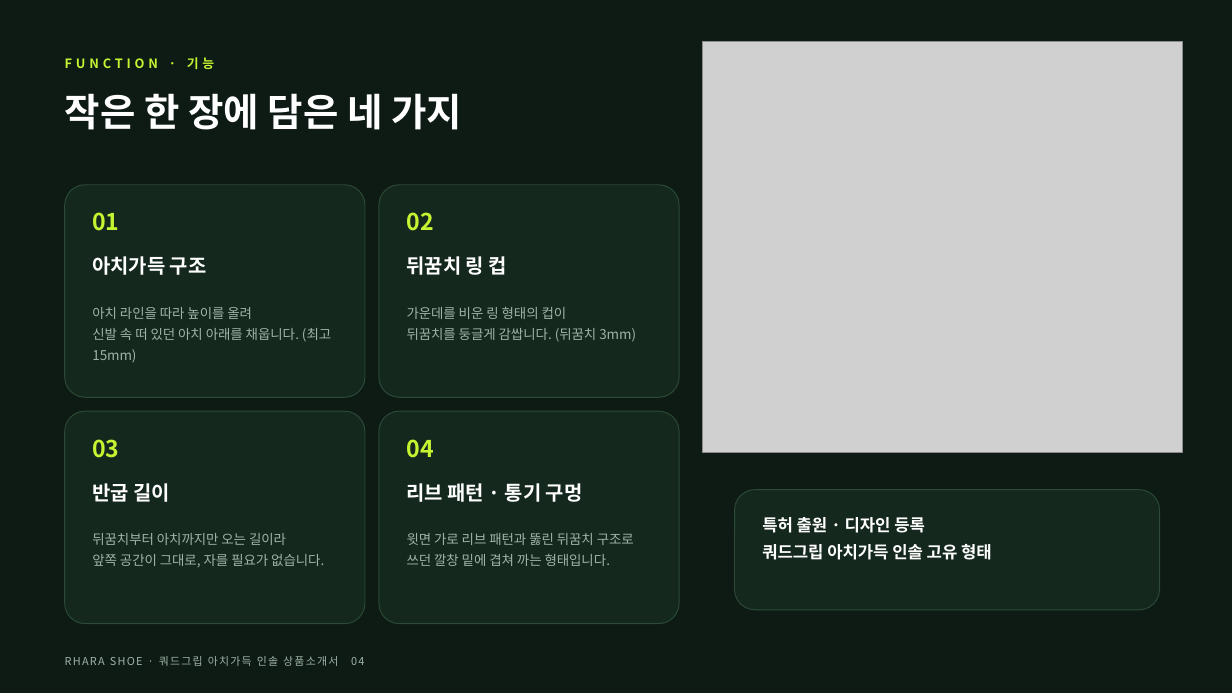
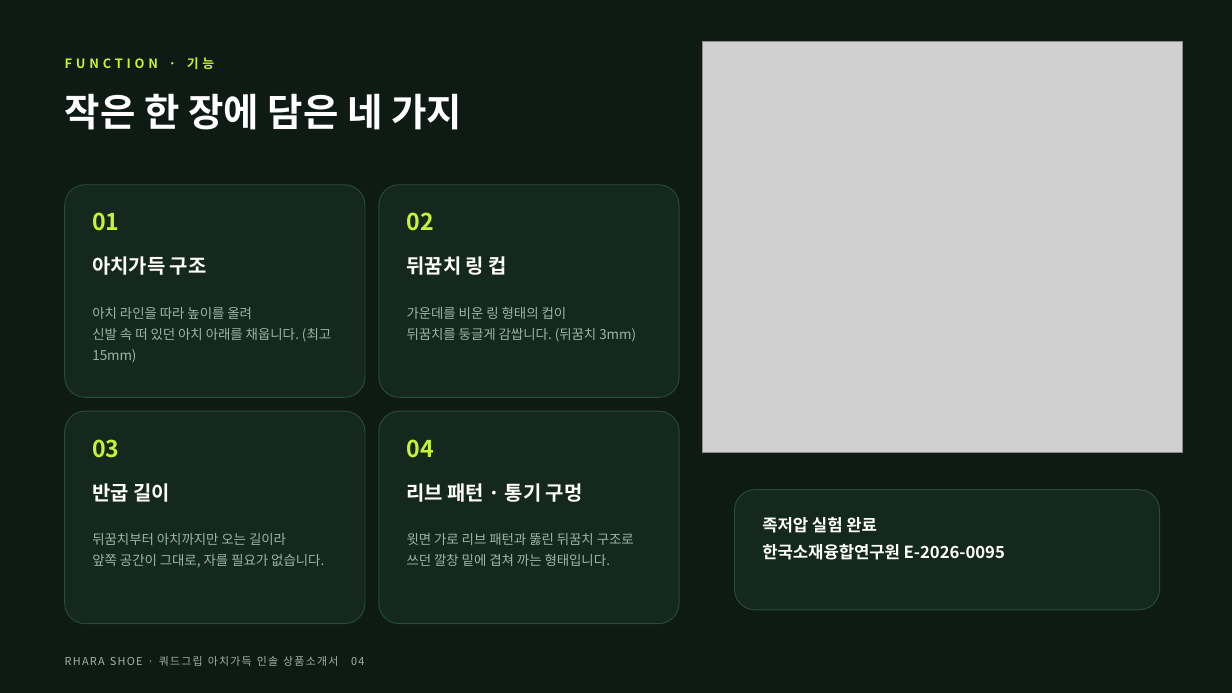
Before and after one commit to ydcompany89/harness-system, a slide deck: slide 4 of launch/rs/sales/insole-deck/RHARA_SHOE_아치가득인솔_상품소개서.pptx. Drawn at 1232x693 pixels with LibreOffice and Linux fonts; fonts in the diff are those of the drawing; grey boxes stand for pictures. Boxes give left, top, right and bottom in pixels: in the first picture for what was removed or moved away, otherwise in the second. Text is boxed around its words. In the diff, an @@ line names an element or a change of style, - is before the commit and + after.

```diff
--- a/launch/rs/sales/insole-deck/RHARA_SHOE_아치가득인솔_상품소개서.pptx
+++ b/launch/rs/sales/insole-deck/RHARA_SHOE_아치가득인솔_상품소개서.pptx
@@ text at <box>762,517,1005,560</box>: text changed @@
-특허 출원 · 디자인 등록
-쿼드그립 아치가득 인솔 고유 형태
+족저압 실험 완료
+한국소재융합연구원 E-2026-0095
```
Also in this commit, not shown: 3 other slides changed, 26 other files.
